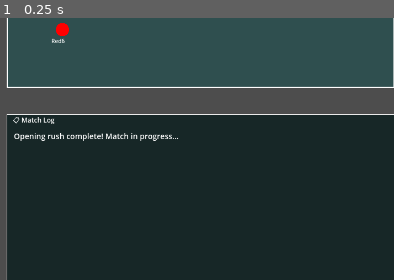
Above: before the commit, frame 1.
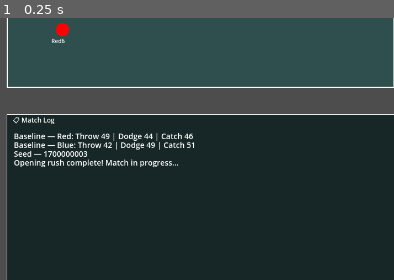
Above: after the commit, the same moment.

Repository: Klutzleo/dodgeball-sim
Game: Godot game, scene res://Main.tscn
Two runs of this game, one before a commit and one after it. Both use one fixed random seed, a clock stepped at 60 frames per second and the inputs below.
Inputs:
- Up to frame 1 (0.25 s): no input
The pictures show only the part of the screen within x 0-50%, y 48-98%; the shares and areas given below are measured in that part.

The runs differ from the first frame. In frame 1, 2.1% of the frame differs, in the area x 3-50%, y 43-57%.

Commit message:
editing log files

Diff:
--- a/scripts/GameUI.gd
+++ b/scripts/GameUI.gd
@@ -39,6 +39,8 @@
 var stats_mvp: Label = null
 var stats_text: Label = null
 var close_button: Button = null
+var seed_input: LineEdit = null
+var apply_seed_button: Button = null
 
 func _ready():
 	set_process(true)
@@ -140,6 +142,34 @@
 	close_button.custom_minimum_size = Vector2(120, 40)
 	close_button.pressed.connect(_on_close_stats_panel)
 	vbox.add_child(close_button)
+
+	# Restart button
+	var restart_button = Button.new()
+	restart_button.text = "Restart Match"
+	restart_button.custom_minimum_size = Vector2(160, 40)
+	restart_button.pressed.connect(_on_restart_match)
+	vbox.add_child(restart_button)
+
+	# Seed replay controls (HBox: label + input + button)
+	var seed_hbox = HBoxContainer.new()
+	seed_hbox.custom_minimum_size = Vector2(0, 40)
+	vbox.add_child(seed_hbox)
+
+	var seed_label = Label.new()
+	seed_label.text = "Seed:"
+	seed_label.add_theme_font_size_override("font_size", 14)
+	seed_hbox.add_child(seed_label)
+
+	seed_input = LineEdit.new()
+	seed_input.placeholder_text = "Enter integer seed"
+	seed_input.custom_minimum_size = Vector2(220, 40)
+	seed_hbox.add_child(seed_input)
+
+	apply_seed_button = Button.new()
+	apply_seed_button.text = "Replay with Seed"
+	apply_seed_button.custom_minimum_size = Vector2(160, 40)
+	apply_seed_button.pressed.connect(_on_apply_seed_replay)
+	seed_hbox.add_child(apply_seed_button)
 
 func initialize_teams():
 	var red_team = []
@@ -199,12 +229,62 @@
 		add_console_line("❌ Error: No players!")
 		return
 
+	# Baseline team totals for Throw/Dodge/Catch
+	var red_throw = 0
+	var red_dodge = 0
+	var red_catch = 0
+	var blue_throw = 0
+	var blue_dodge = 0
+	var blue_catch = 0
+	for p in players:
+		var t = p.stats["accuracy"] + p.stats["ferocity"]
+		var d = p.stats["instinct"] + p.stats["hustle"]
+		var c = p.stats["hands"] + p.stats["backbone"]
+		if p.team == "Red":
+			red_throw += t
+			red_dodge += d
+			red_catch += c
+		else:
+			blue_throw += t
+			blue_dodge += d
+			blue_catch += c
+	add_console_line("Baseline — Red: Throw %d | Dodge %d | Catch %d" % [red_throw, red_dodge, red_catch])
+	add_console_line("Baseline — Blue: Throw %d | Dodge %d | Catch %d" % [blue_throw, blue_dodge, blue_catch])
+
+	# Prepare RNG (fixed seed if set, else time-derived)
+	match_engine.prepare_match_rng()
+	add_console_line("Seed — %d" % match_engine.match_seed)
+
 	match_engine.simulate_opening_rush(players)
 	add_console_line("Opening rush complete! Match in progress...")
 
 	match_running = true
 	match_time = 0.0
 	accumulated_time = 0.0
+
+func _on_restart_match():
+	if stats_panel:
+		stats_panel.visible = false
+	add_console_line("🔄 Restarting match...")
+	match_engine.reset_players()
+	match_time = 0.0
+	accumulated_time = 0.0
+	start_match()
+
+func _on_apply_seed_replay():
+	if stats_panel:
+		stats_panel.visible = false
+	var seed_text = seed_input.text.strip_edges()
+	if seed_text == "":
+		add_console_line("⚠️ Please enter a numeric seed.")
+		return
+	var seed_val = int(seed_text)
+	match_engine.set_seed(seed_val)
+	add_console_line("🎲 Fixed seed set → %d" % seed_val)
+	match_engine.reset_players()
+	match_time = 0.0
+	accumulated_time = 0.0
+	start_match()
 
 func add_console_line(line: String):
 	console_lines.append(line)
--- a/scripts/MatchEngine.gd
+++ b/scripts/MatchEngine.gd
@@ -8,6 +8,8 @@
 var rng := RandomNumberGenerator.new()
 var loose_balls: int = 0
 const TOTAL_BALLS: int = 6
+var use_fixed_seed: bool = false
+var match_seed: int = 0
 
 # 🧩 UI Callback for live logging
 var ui_callback: Callable = Callable()  # Will be set by GameUI
@@ -17,6 +19,23 @@
 	print(msg)
 	if ui_callback.is_valid():
 		ui_callback.call(msg)
+
+# 🎲 Seeding controls
+func set_seed(seed: int) -> void:
+	use_fixed_seed = true
+	match_seed = seed
+
+func clear_seed() -> void:
+	use_fixed_seed = false
+
+func prepare_match_rng() -> void:
+	# Always set an explicit seed so we can log/replay
+	if use_fixed_seed:
+		rng.seed = match_seed
+	else:
+		match_seed = int(Time.get_unix_time_from_system())
+		rng.seed = match_seed
+	print("🎲 Match seed set: %d" % match_seed)
 
 # 🧮 Utility: keep total balls accounted for and pick up loose ones
 func give_dropped_ball(preferred_team: String):
@@ -151,8 +170,8 @@
 		"Dodged_Strategist": "%s anticipated that and sidestepped cleanly.",
 
 		# Caught outcomes
-		"Caught_Default": "%s snatched it mid-air—%s is out.",
-		"Caught_Hothead": "%s lunged and grabbed it—classic hothead reflex.",
+		"Caught_Default": "%s snatched it mid-air—possession secured.",
+		"Caught_Hothead": "%s lunged and grabbed it—possession flips.",
 		"Caught_Ghost": "%s materialized to catch it mid-flight.",
 		"Caught_Strategist": "%s read the trajectory perfectly and caught it.",
 
@@ -178,14 +197,66 @@
 		"Dodge_Default": "%s dodged preemptively."
 	}
 
+	var template: String = ""
 	if templates.has(key):
-		return templates[key].format([round_rec.target.name, round_rec.thrower.name])
-
-	var fallback = "%s_Default" % round_rec.outcome
-	if templates.has(fallback):
-		return templates[fallback].format([round_rec.target.name, round_rec.thrower.name])
-
-	return "A moment passes."
+		template = templates[key]
+	else:
+		var fallback = "%s_Default" % round_rec.outcome
+		if templates.has(fallback):
+			template = templates[fallback]
+		else:
+			return "A moment passes."
+
+	# Count placeholders safely
+	var placeholder_count = 0
+	var idx = template.find("%s")
+	while idx != -1:
+		placeholder_count += 1
+		idx = template.find("%s", idx + 2)
+	# Default names
+	var thrower_name = round_rec.thrower.name
+	var target_name = round_rec.target.name
+
+	# Build arguments based on outcome and template style
+	var args: Array = []
+	match round_rec.outcome:
+		"Dodged":
+			args = [target_name]
+		"Caught":
+			args = [target_name]
+		"Hit":
+			if key.ends_with("Hothead"):
+				# "%s got smashed—%s brought the heat!" → target, thrower
+				args = [target_name, thrower_name]
+			elif key.ends_with("Default"):
+				# "%s landed the hit—%s is out." → thrower, target
+				args = [thrower_name, target_name]
+			elif key.ends_with("Ghost"):
+				# "%s couldn't escape—caught by the phantom!" → target
+				args = [target_name]
+			elif key.ends_with("Strategist"):
+				# "%s calculated the angle and scored." → thrower
+				args = [thrower_name]
+			else:
+				# Fallback mapping: if two placeholders, use thrower,target else target
+				if placeholder_count == 2:
+					args = [thrower_name, target_name]
+				else:
+					args = [target_name]
+		_:
+			# Other outcomes (Pass, Hold, Taunt, Dodge)
+			if placeholder_count == 2:
+				args = [thrower_name, target_name]
+			else:
+				args = [thrower_name]
+
+	# Apply formatting based on placeholder count
+	if placeholder_count <= 0:
+		return template
+	elif placeholder_count == 1:
+		return template % args[0]
+	else:
+		return template % [args[0], args[1]]
 
 # 🧩 Clutch Detection
 func detect_clutch(round_rec: MatchRound) -> bool:
@@ -299,11 +370,15 @@
 				"Caught":
 					var revived = revive_teammate(target)
 					round_rec.revived_player = revived
-					round_rec.ball_holder_after = revived if revived else target
-					if revived == null:
-						target.give_ball(1)
+					# Catcher always keeps the ball
+					round_rec.ball_holder_after = target
+					target.give_ball(1)
 					var revived_msg = " ↩️ %s revived!" % revived.name if revived else " (No one to revive!)"
 					log_action("   %s caught the ball!%s" % [target.name, revived_msg])
+					# Faster follow-up for catcher: reduce base time a bit
+					var base_time_catch = 4.0
+					var modifier_catch = 0.5
+					target.reaction_timer = current_time + base_time_catch - (target.stats["instinct"] * modifier_catch) + rng.randf_range(0.0, 1.0)
 				"Hit":
 					# Target is eliminated inside resolve_throw; drop carried balls + thrown ball to loose pool
 					loose_balls += target_balls_before + 1
@@ -390,11 +465,15 @@
 		"Caught":
 			var revived = revive_teammate(target)
 			round_rec.revived_player = revived
-			round_rec.ball_holder_after = revived if revived else target
-			if revived == null:
-				target.give_ball(1)
+			# Catcher always keeps the ball
+			round_rec.ball_holder_after = target
+			target.give_ball(1)
 			var revived_msg = " ↩️ %s revived!" % revived.name if revived else " (No one to revive!)"
-			print("🧤 Caught: %s caught the ball!%s" % [target.name, revived_msg])
+			log_action("   %s caught the ball!%s" % [target.name, revived_msg])
+			# Faster follow-up for catcher
+			var base_time_catch = 4.0
+			var modifier_catch = 0.5
+			target.reaction_timer = current_time + base_time_catch - (target.stats["instinct"] * modifier_catch) + rng.randf_range(0.0, 1.0)
 		"Hit":
 			loose_balls += target_balls_before + 1
 			round_rec.ball_holder_after = null
@@ -656,6 +735,7 @@
 
 	while red_wins < 2 and blue_wins < 2:
 		reset_players()
+		prepare_match_rng()
 		print("🎮 Match %d begins!" % match_number)
 		var winner = simulate_match()
 
@@ -679,7 +759,8 @@
 			"match": match_number,
 			"winner": winner,
 			"mvp": match_mvp["name"],
-			"impact": match_mvp["score"]
+			"impact": match_mvp["score"],
+			"seed": match_seed
 		})
 
 		if winner == "Red":
@@ -714,7 +795,8 @@
 			"match": entry["match"],
 			"winner": entry["winner"],
 			"mvp": entry["mvp"],
-			"impact": entry["impact"]
+			"impact": entry["impact"],
+			"seed": entry.get("seed", 0)
 		})
 
 		if entry["winner"] == "Red":
